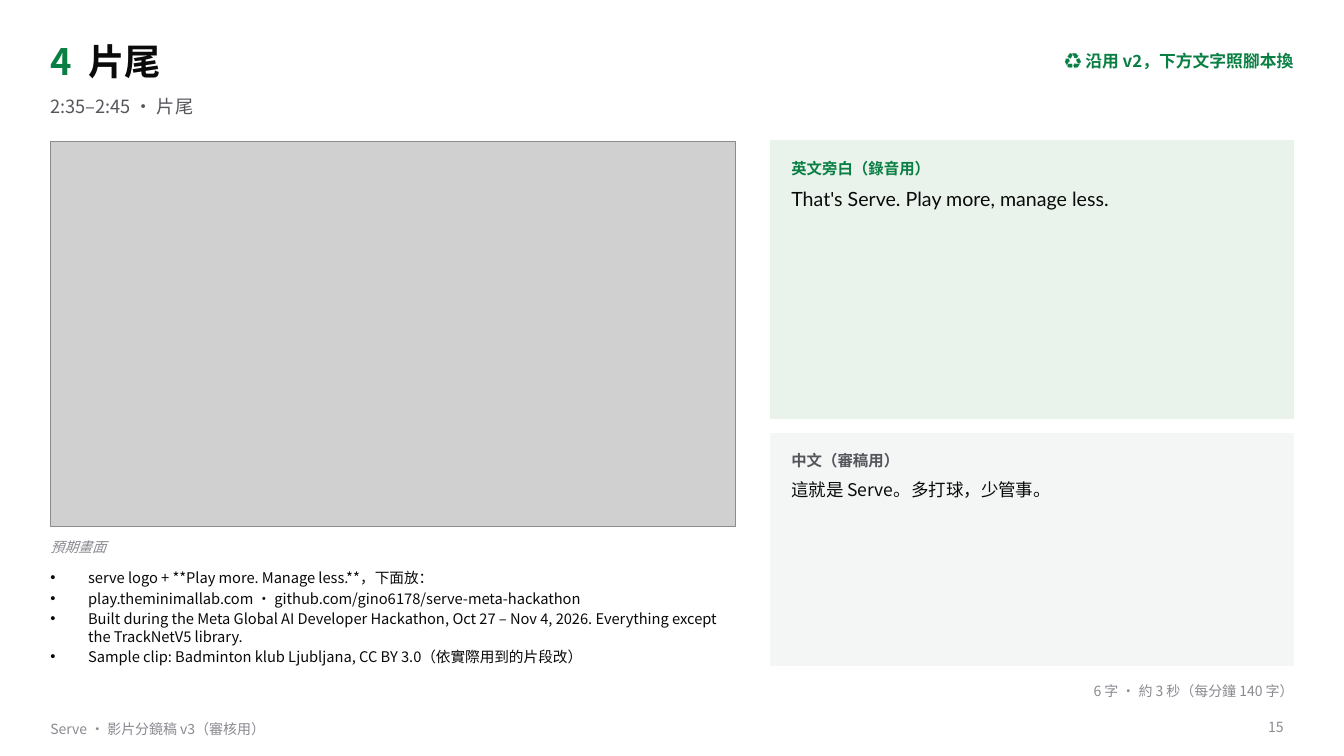
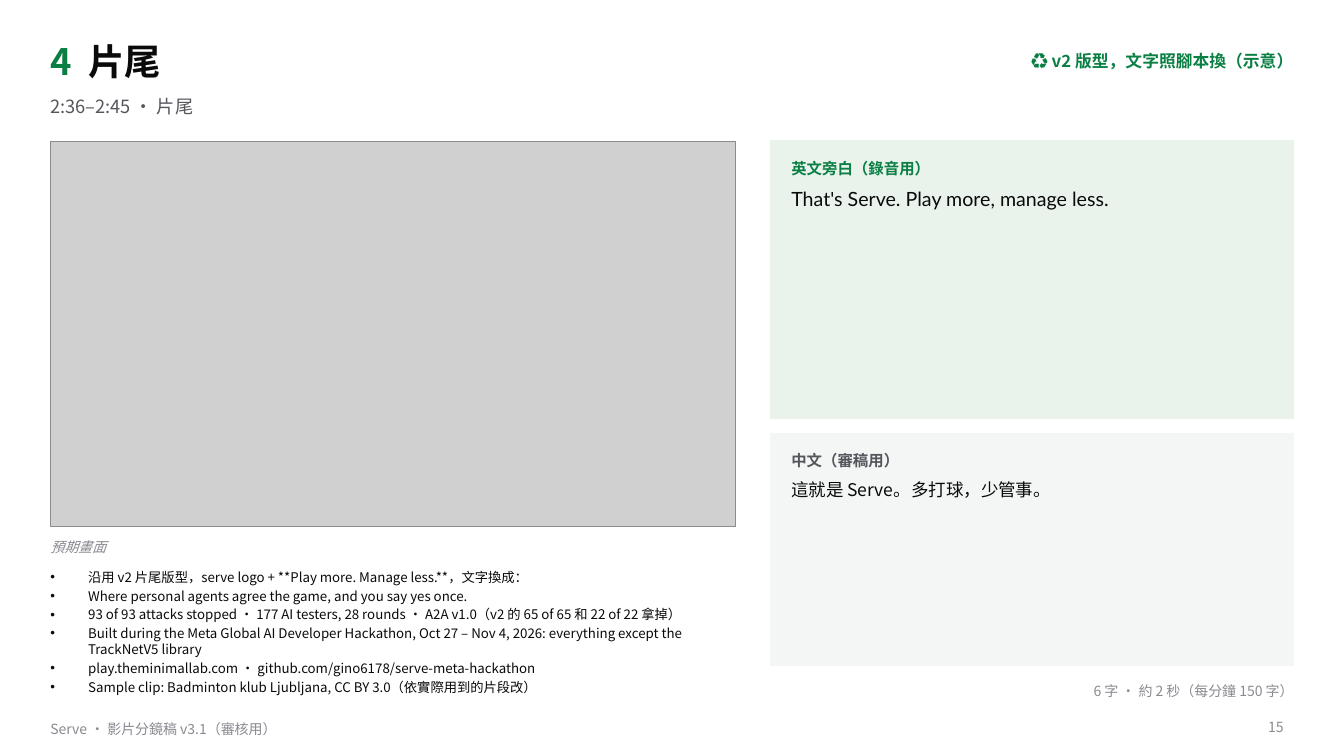
Before and after one commit to gino6178/serve-meta-hackathon, a slide deck: slide 15 of video/storyboard_v3.pptx. Drawn at 1344x756 pixels with LibreOffice and Linux fonts; fonts in the diff are those of the drawing; grey boxes stand for pictures. Boxes give left, top, right and bottom in pixels: in the first picture for what was removed or moved away, otherwise in the second. Text is boxed around its words. In the diff, an @@ line names an element or a change of style, - is before the commit and + after.

```diff
--- a/video/storyboard_v3.pptx
+++ b/video/storyboard_v3.pptx
@@ text at (1052, 52, 1293, 69): text changed @@
-♻️ 沿用 v2，下方文字照腳本換
+♻️ v2 版型，文字照腳本換（示意）
@@ text at (50, 97, 193, 115): text changed @@
-2:35–2:45 · 片尾
+2:36–2:45 · 片尾
@@ text at (88, 570, 682, 657): text changed; size 10.5 to 9.5 pt @@
-• serve logo + **Play more. Manage less.**，下面放：
+• 沿用 v2 片尾版型，serve logo + **Play more. Manage less.**，文字換成：
+• Where personal agents agree the game, and you say yes once.
+• 93 of 93 attacks stopped · 177 AI testers, 28 rounds · A2A v1.0（v2 的 65 of 65 和 22 of 22 拿掉）
+• Built during the Meta Global AI Developer Hackathon, Oct 27 – Nov 4, 2026: everything except the TrackNetV5 library
@@ text at (88, 612, 717, 646): paragraph removed @@
-• Built during the Meta Global AI Developer Hackathon, Oct 27 – Nov 4, 2026. Everything except the TrackNetV5 library.
@@ text at (88, 662, 536, 696): size 10.5 to 9.5 pt in "play.theminimallab.com · github.com/gino6178/serve-meta-hack ...", "Sample clip: Badminton klub Ljubljana, CC BY ..." @@
@@ text at (1094, 684, 1294, 697): text changed @@
-6 字 · 約 3 秒（每分鐘 140 字）
+6 字 · 約 2 秒（每分鐘 150 字）
@@ text at (50, 722, 276, 735): text changed @@
-Serve · 影片分鏡稿 v3（審核用）
+Serve · 影片分鏡稿 v3.1（審核用）
```
Also in this commit, not shown: 15 other slides changed, 13 other files.
